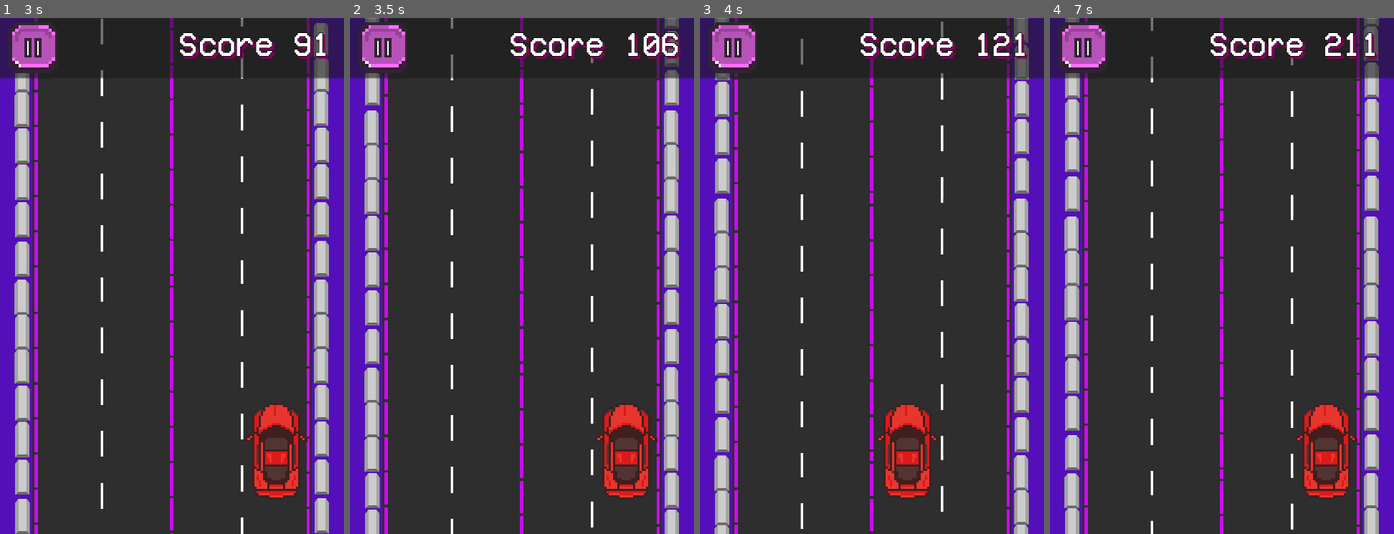
Above: before the commit, frames 1-4 (left to right).
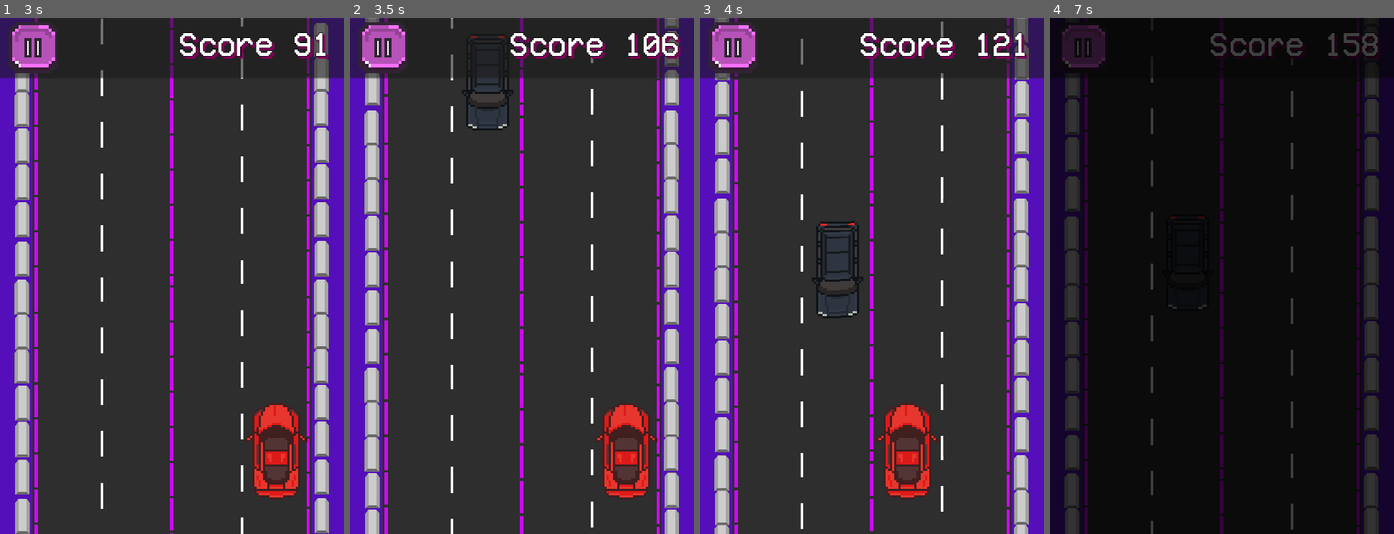
Above: after the commit, the same moments.

Repository: Maxsonin/Race-Game-for-Hackathon
Game: Godot game, scene res://scene/main/main.tscn
Two runs of this game, one before a commit and one after it. Both use one fixed random seed, a clock stepped at 60 frames per second and the inputs below. This scene is started directly instead of the project's main scene.
Inputs:
- Up to frame 1 (3 s): hold D (MoveRight) 0.53-1.28 s; hold A (MoveLeft) 1.28-2.03 s; hold D (MoveRight) from 2.03 s (still down)
- Up to frame 2 (3.5 s): keep holding D (MoveRight)
- Up to frame 3 (4 s): release D (MoveRight) at 3.53 s; hold A (MoveLeft) from 3.53 s (still down)
- Up to frame 4 (7 s): release A (MoveLeft) at 5.78 s; hold D (MoveRight) from 5.78 s (still down)

Frame 1 is identical in both runs. In frame 2, 0.3% of the frame differs, in the area x 32-48%, y 3-22%; in frame 3, 0.7%; in frame 4, 100%, in the area x 0-100%, y 0-100%.

Commit message:
added new obstacle cars to spawn

Diff:
--- /dev/null
+++ b/obstacles/jeep_obstacle.tscn
@@ -0,0 +1,22 @@
+[gd_scene load_steps=5 format=3 uid="uid://dgno155cekcsn"]
+
+[ext_resource type="PackedScene" uid="uid://cfeb1uffw13xb" path="res://obstacles/obstacle_base.tscn" id="1_wt27l"]
+[ext_resource type="Texture2D" uid="uid://c65p6e6kvelo" path="res://imgs/cars/jeep.png" id="2_56y3j"]
+[ext_resource type="Script" path="res://components/move_component.gd" id="3_pdv3c"]
+
+[sub_resource type="CapsuleShape2D" id="CapsuleShape2D_4iuf2"]
+radius = 9.0
+height = 36.0
+
+[node name="JeepObstacle" instance=ExtResource("1_wt27l")]
+
+[node name="Sprite2D" parent="." index="0"]
+rotation = 3.14159
+texture = ExtResource("2_56y3j")
+
+[node name="CollisionShape2D" parent="Area2D" index="0"]
+shape = SubResource("CapsuleShape2D_4iuf2")
+
+[node name="MoveComponent" type="Node" parent="." index="2" node_paths=PackedStringArray("actor")]
+script = ExtResource("3_pdv3c")
+actor = NodePath("..")
--- a/obstacles/obstacles_generator.gd
+++ b/obstacles/obstacles_generator.gd
@@ -2,21 +2,35 @@
 
 @export var CarObstacle: PackedScene
 @export var SignObstacle: PackedScene
+@export var TaxiObstacle: PackedScene
+@export var SemiObstacle: PackedScene
+@export var JeepObstacle: PackedScene
+@export var PickupObstacle: PackedScene
 
 var screen_width = ProjectSettings.get_setting("display/window/size/viewport_width")
 var margine = 8
 var spawn_points = [32, 64, 96, 128]
 var prev_picked_by_random = 0
+var prev_prev_picked_by_random = 0
 var boo = 0
 
 @onready var spawner: Node2D = $Spawner
 @onready var car_obst_timer: Timer = $CarObstTimer
 @onready var sign_obst_timer: Timer = $SignObstTimer
+@onready var taxi_obst_timer: Timer = $TaxiObstTimer
+@onready var semi_obst_timer: Timer = $SemiObstTimer
+@onready var jeep_obst_timer: Timer = $JeepObstTimer
+@onready var pickup_obst_timer: Timer = $PickupObstTimer
+
 
 # Called when the node enters the scene tree for the first time.
 func _ready() -> void:
 	car_obst_timer.timeout.connect(spawn_shi.bind(CarObstacle, car_obst_timer))
 	sign_obst_timer.timeout.connect(spawn_shi.bind(SignObstacle, sign_obst_timer))
+	taxi_obst_timer.timeout.connect(spawn_shi.bind(TaxiObstacle, taxi_obst_timer))
+	semi_obst_timer.timeout.connect(spawn_shi.bind(SemiObstacle, semi_obst_timer))
+	jeep_obst_timer.timeout.connect(spawn_shi.bind(JeepObstacle, jeep_obst_timer))
+	pickup_obst_timer.timeout.connect(spawn_shi.bind(PickupObstacle, pickup_obst_timer))
 
 
 func _process(delta):
@@ -30,7 +44,9 @@
 	spawner.scene = obstacle
 	boo = spawn_points.pick_random()
 	while boo == prev_picked_by_random:
+		if boo == prev_prev_picked_by_random: continue
 		boo = spawn_points.pick_random()
 	prev_picked_by_random = boo
+	prev_prev_picked_by_random = 0
 	spawner.spawn(Vector2(boo, -30))
 	timer.start()
--- a/obstacles/obstacles_generator.tscn
+++ b/obstacles/obstacles_generator.tscn
@@ -1,24 +1,52 @@
-[gd_scene load_steps=5 format=3 uid="uid://dbermyk47ak70"]
+[gd_scene load_steps=9 format=3 uid="uid://dbermyk47ak70"]
 
 [ext_resource type="Script" path="res://obstacles/obstacles_generator.gd" id="1_hofhb"]
 [ext_resource type="Script" path="res://obstacles/Spawner.gd" id="1_relre"]
 [ext_resource type="PackedScene" uid="uid://c7ecwvcki3wrx" path="res://obstacles/car_obstacle.tscn" id="2_ogd3n"]
 [ext_resource type="PackedScene" uid="uid://di42gx55ot2rl" path="res://obstacles/sign_obstacle.tscn" id="3_n7t16"]
+[ext_resource type="PackedScene" uid="uid://2jyadqptkkfp" path="res://obstacles/taxi_obstacle.tscn" id="4_a0bbg"]
+[ext_resource type="PackedScene" uid="uid://d3wry2bn7m8hg" path="res://obstacles/semi_obstacle.tscn" id="5_1wx6b"]
+[ext_resource type="PackedScene" uid="uid://dgno155cekcsn" path="res://obstacles/jeep_obstacle.tscn" id="6_fcwds"]
+[ext_resource type="PackedScene" uid="uid://dtm80afglyh1o" path="res://obstacles/pickup_obstacle.tscn" id="7_jxm5u"]
 
 [node name="ObstaclesGenerator" type="Node2D"]
 script = ExtResource("1_hofhb")
 CarObstacle = ExtResource("2_ogd3n")
 SignObstacle = ExtResource("3_n7t16")
+TaxiObstacle = ExtResource("4_a0bbg")
+SemiObstacle = ExtResource("5_1wx6b")
+JeepObstacle = ExtResource("6_fcwds")
+PickupObstacle = ExtResource("7_jxm5u")
 
 [node name="Spawner" type="Node2D" parent="."]
 script = ExtResource("1_relre")
 
 [node name="CarObstTimer" type="Timer" parent="."]
-wait_time = 4.0
+wait_time = 8.0
 one_shot = true
 autostart = true
 
 [node name="SignObstTimer" type="Timer" parent="."]
-wait_time = 7.0
+wait_time = 15.0
 one_shot = true
 autostart = true
+
+[node name="TaxiObstTimer" type="Timer" parent="."]
+wait_time = 7.5
+one_shot = true
+autostart = true
+
+[node name="SemiObstTimer" type="Timer" parent="."]
+wait_time = 10.0
+one_shot = true
+autostart = true
+
+[node name="JeepObstTimer" type="Timer" parent="."]
+wait_time = 3.0
+one_shot = true
+autostart = true
+
+[node name="PickupObstTimer" type="Timer" parent="."]
+wait_time = 4.0
+one_shot = true
+autostart = true
--- /dev/null
+++ b/obstacles/pickup_obstacle.tscn
@@ -0,0 +1,22 @@
+[gd_scene load_steps=5 format=3 uid="uid://dtm80afglyh1o"]
+
+[ext_resource type="PackedScene" uid="uid://cfeb1uffw13xb" path="res://obstacles/obstacle_base.tscn" id="1_yaks7"]
+[ext_resource type="Texture2D" uid="uid://7ylvoc180a0e" path="res://imgs/cars/pickup.png" id="2_p3ev0"]
+[ext_resource type="Script" path="res://components/move_component.gd" id="3_djmh2"]
+
+[sub_resource type="CapsuleShape2D" id="CapsuleShape2D_ngeas"]
+radius = 9.0
+height = 36.0
+
+[node name="PickupObstacle" instance=ExtResource("1_yaks7")]
+
+[node name="Sprite2D" parent="." index="0"]
+rotation = -3.14159
+texture = ExtResource("2_p3ev0")
+
+[node name="CollisionShape2D" parent="Area2D" index="0"]
+shape = SubResource("CapsuleShape2D_ngeas")
+
+[node name="MoveComponent" type="Node" parent="." index="2" node_paths=PackedStringArray("actor")]
+script = ExtResource("3_djmh2")
+actor = NodePath("..")
--- /dev/null
+++ b/obstacles/semi_obstacle.tscn
@@ -0,0 +1,22 @@
+[gd_scene load_steps=5 format=3 uid="uid://d3wry2bn7m8hg"]
+
+[ext_resource type="PackedScene" uid="uid://cfeb1uffw13xb" path="res://obstacles/obstacle_base.tscn" id="1_mfi1p"]
+[ext_resource type="Texture2D" uid="uid://vivutb3jbiu3" path="res://imgs/cars/semi.png" id="2_2ukq7"]
+[ext_resource type="Script" path="res://components/move_component.gd" id="3_jrgc6"]
+
+[sub_resource type="CapsuleShape2D" id="CapsuleShape2D_qifaa"]
+radius = 9.0
+height = 54.0
+
+[node name="SemiObstacle" instance=ExtResource("1_mfi1p")]
+
+[node name="Sprite2D" parent="." index="0"]
+rotation = 3.14159
+texture = ExtResource("2_2ukq7")
+
+[node name="CollisionShape2D" parent="Area2D" index="0"]
+shape = SubResource("CapsuleShape2D_qifaa")
+
+[node name="MoveComponent" type="Node" parent="." index="2" node_paths=PackedStringArray("actor")]
+script = ExtResource("3_jrgc6")
+actor = NodePath("..")
--- /dev/null
+++ b/obstacles/taxi_obstacle.tscn
@@ -0,0 +1,22 @@
+[gd_scene load_steps=5 format=3 uid="uid://2jyadqptkkfp"]
+
+[ext_resource type="PackedScene" uid="uid://cfeb1uffw13xb" path="res://obstacles/obstacle_base.tscn" id="1_h80u7"]
+[ext_resource type="Texture2D" uid="uid://ds85ng3104rl4" path="res://imgs/cars/taxi.png" id="2_j7gi1"]
+[ext_resource type="Script" path="res://components/move_component.gd" id="3_6sgay"]
+
+[sub_resource type="CapsuleShape2D" id="CapsuleShape2D_1y261"]
+height = 34.0
+
+[node name="TaxiObstacle" instance=ExtResource("1_h80u7")]
+
+[node name="Sprite2D" parent="." index="0"]
+position = Vector2(-1, 0)
+rotation = 3.14159
+texture = ExtResource("2_j7gi1")
+
+[node name="CollisionShape2D" parent="Area2D" index="0"]
+shape = SubResource("CapsuleShape2D_1y261")
+
+[node name="MoveComponent" type="Node" parent="." index="2" node_paths=PackedStringArray("actor")]
+script = ExtResource("3_6sgay")
+actor = NodePath("..")
Binary file added: imgs/cars/jeep.png
Not shown, added: imgs/cars/jeep.png.import
Binary file added: imgs/cars/pickup.png
Not shown, added: imgs/cars/pickup.png.import
Binary file added: imgs/cars/semi.png
Not shown, added: imgs/cars/semi.png.import
Binary file added: imgs/cars/taxi.png
Not shown, added: imgs/cars/taxi.png.import
